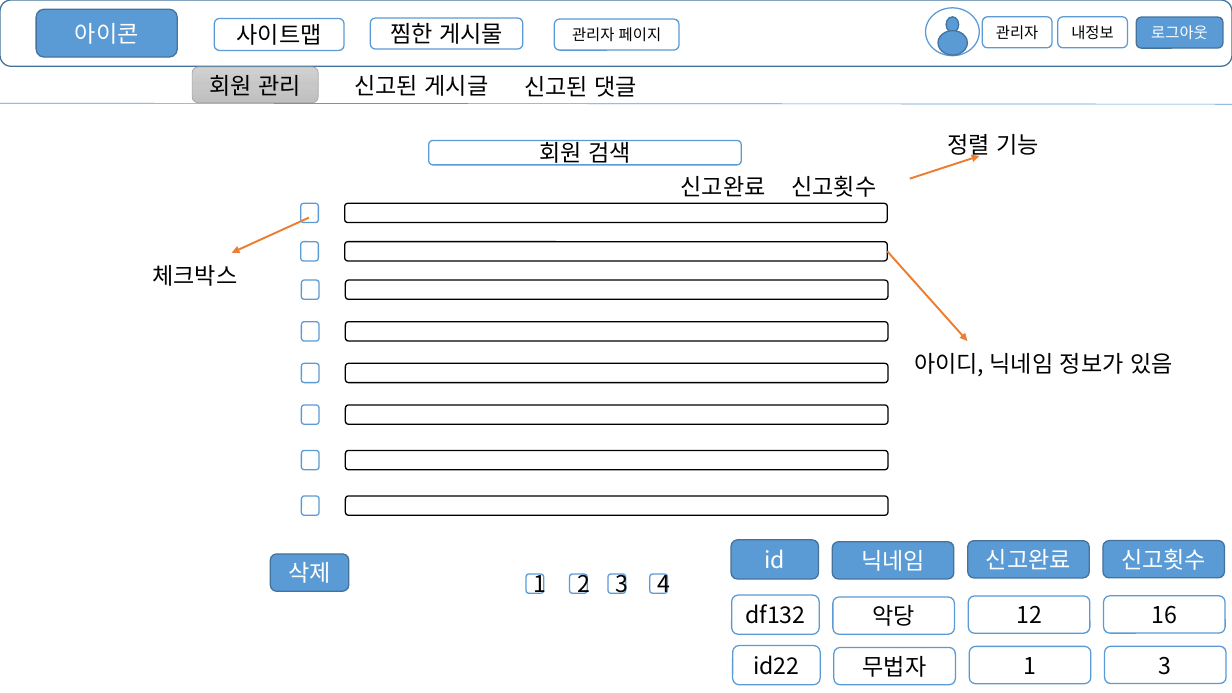
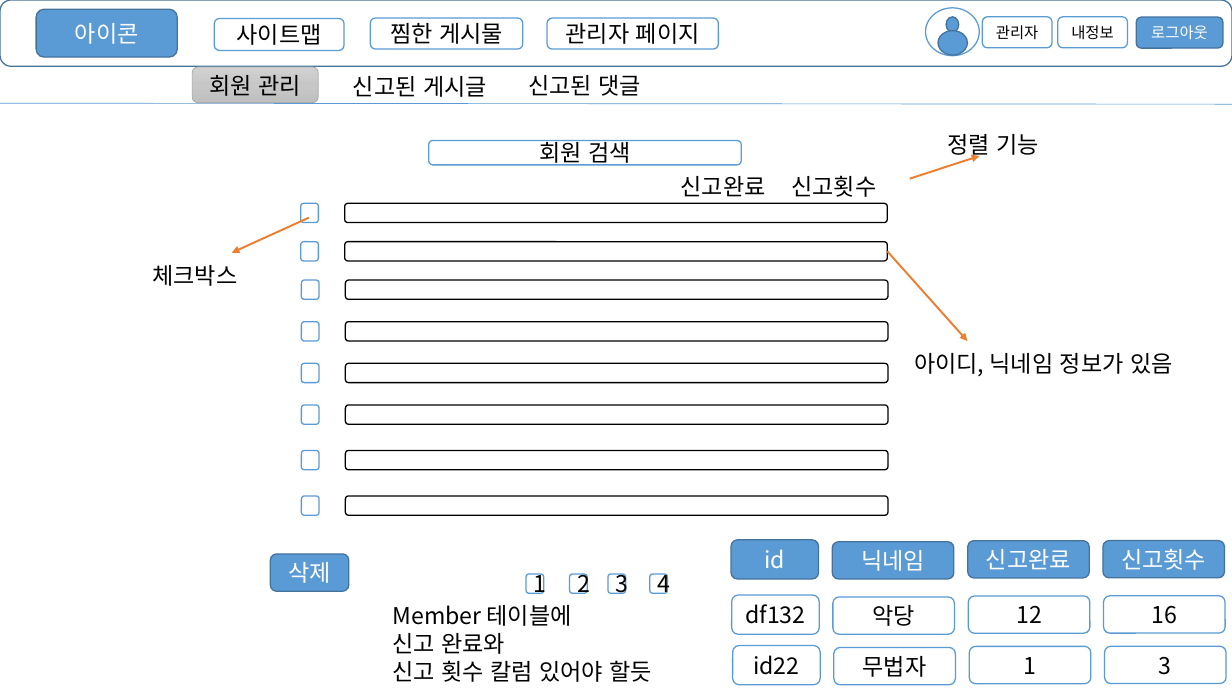
Before and after one commit to tm-kr/Academy-lesson-spring, a slide deck: slide 19 of 프로젝트 UI.pptx (slide 15 before the commit). Drawn at 1232x693 pixels with LibreOffice and Linux fonts; fonts in the diff are those of the drawing. Boxes give left, top, right and bottom in pixels: in the first picture for what was removed or moved away, otherwise in the second. Text is boxed around its words. In the diff, an @@ line names an element or a change of style, - is before the commit and + after.

```diff
--- a/프로젝트 UI.pptx
+++ b/프로젝트 UI.pptx
@@ rounded rectangle "관리자 페이지" resized from (x1=555, y1=19, x2=679, y2=51) to (x1=547, y1=18, x2=718, y2=50) @@
@@ rounded rectangle "관리자 페이지" at (x1=547, y1=18, x2=718, y2=50): size 12 to 18 pt @@
@@ text "신고된 댓글" moved from (x1=524, y1=76, x2=638, y2=97) to (x1=528, y1=75, x2=641, y2=96) @@
@@ text added at (x1=393, y1=605, x2=653, y2=682), 18 pt, text #000000 @@
+Member 테이블에
+신고 완료와
+신고 횟수 칼럼 있어야 할듯
```
Also in this commit, not shown: 5 other slides changed, 6 slides added.
